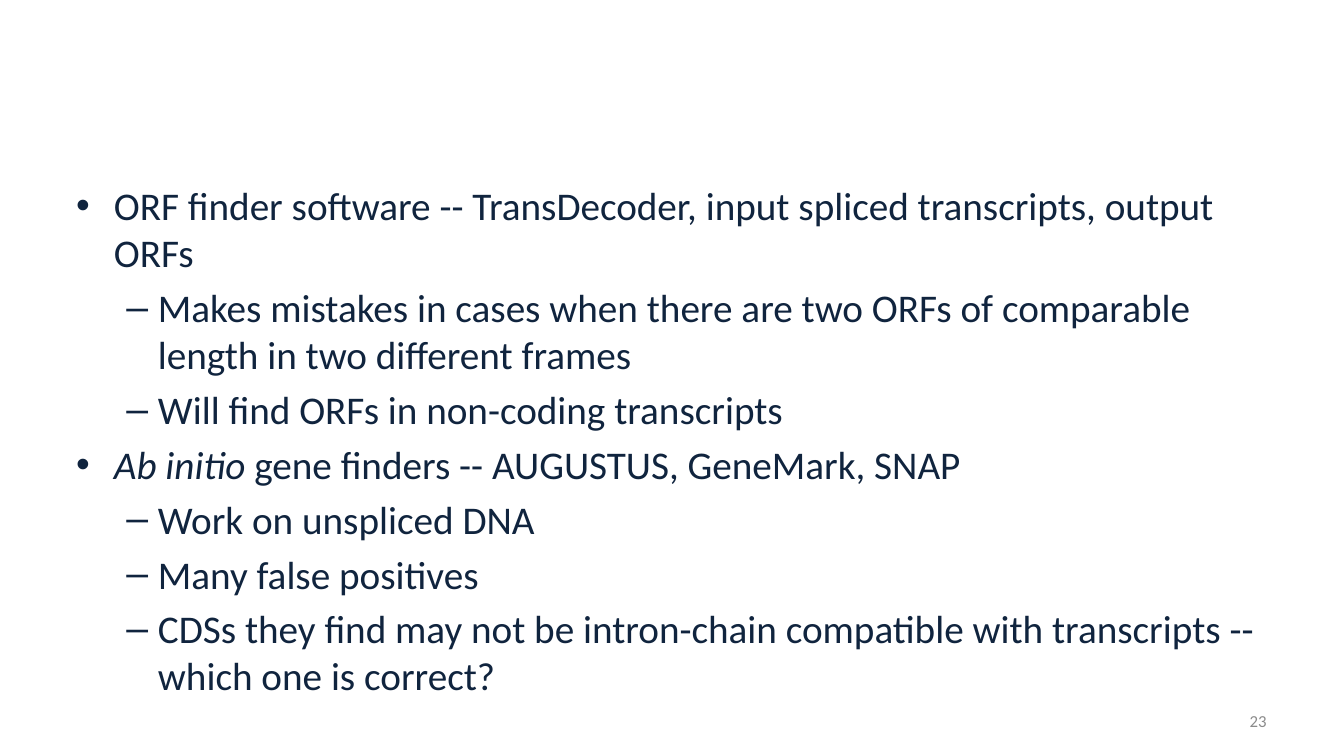
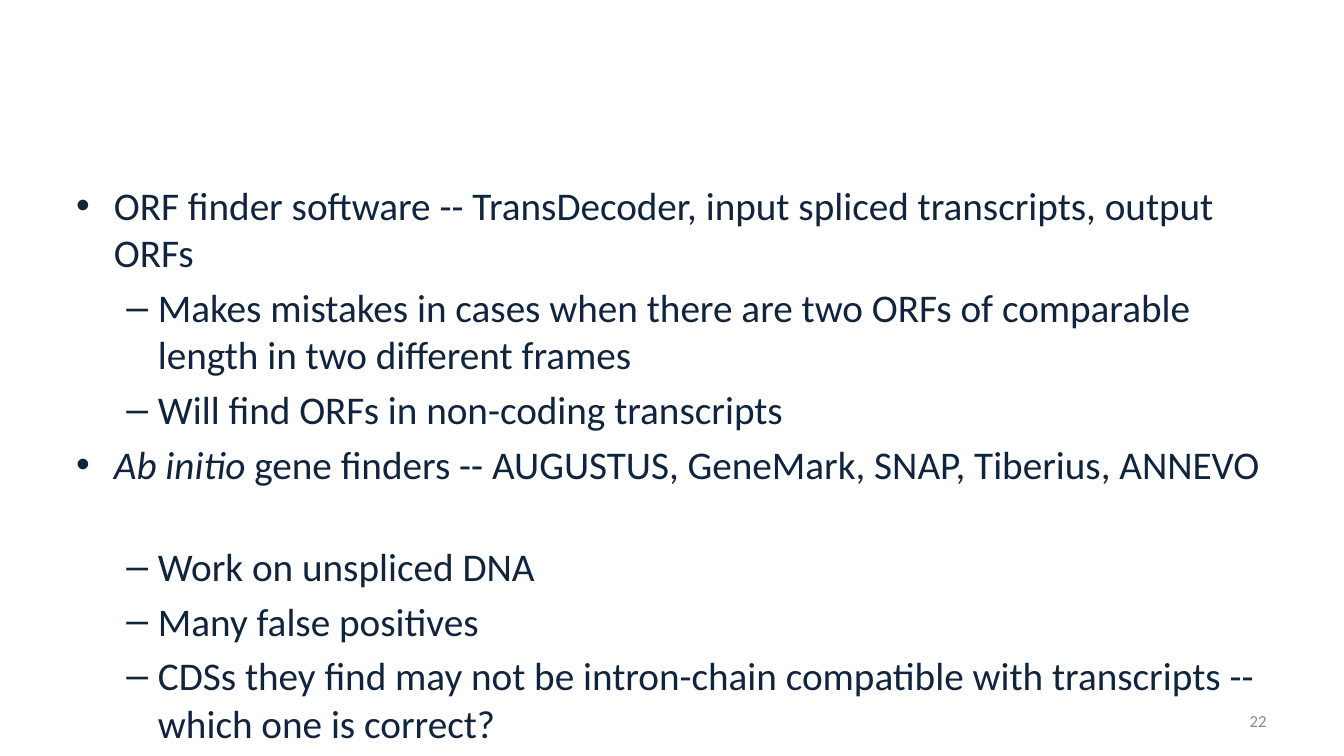
Before and after one commit to alekseyzimin/BME-Algorithms-for-Analysis-of-Genomic-Data, a slide deck: slide 22 of Lectures/Week 13 -- Genome Annotation Variant Calling Pan-genomes.pptx (slide 23 before the commit). Drawn at 1344x756 pixels with LibreOffice and Linux fonts; fonts in the diff are those of the drawing; background and template pictures are left out. Boxes give left, top, right and bottom in pixels: in the first picture for what was removed or moved away, otherwise in the second. Text is boxed around its words. In the diff, an @@ line names an element or a change of style, - is before the commit and + after.

```diff
--- a/Lectures/Week 13 -- Genome Annotation Variant Calling Pan-genomes.pptx
+++ b/Lectures/Week 13 -- Genome Annotation Variant Calling Pan-genomes.pptx
@@ text at bbox=[114, 451, 1259, 486]: text changed @@
-• Ab initio gene finders -- AUGUSTUS, GeneMark, SNAP
+• Ab initio gene finders -- AUGUSTUS, GeneMark, SNAP, Tiberius, ANNEVO
@@ page number at bbox=[1250, 716, 1267, 727]: text changed @@
-23
+22
```
Also in this commit, not shown: 7 other slides changed.
